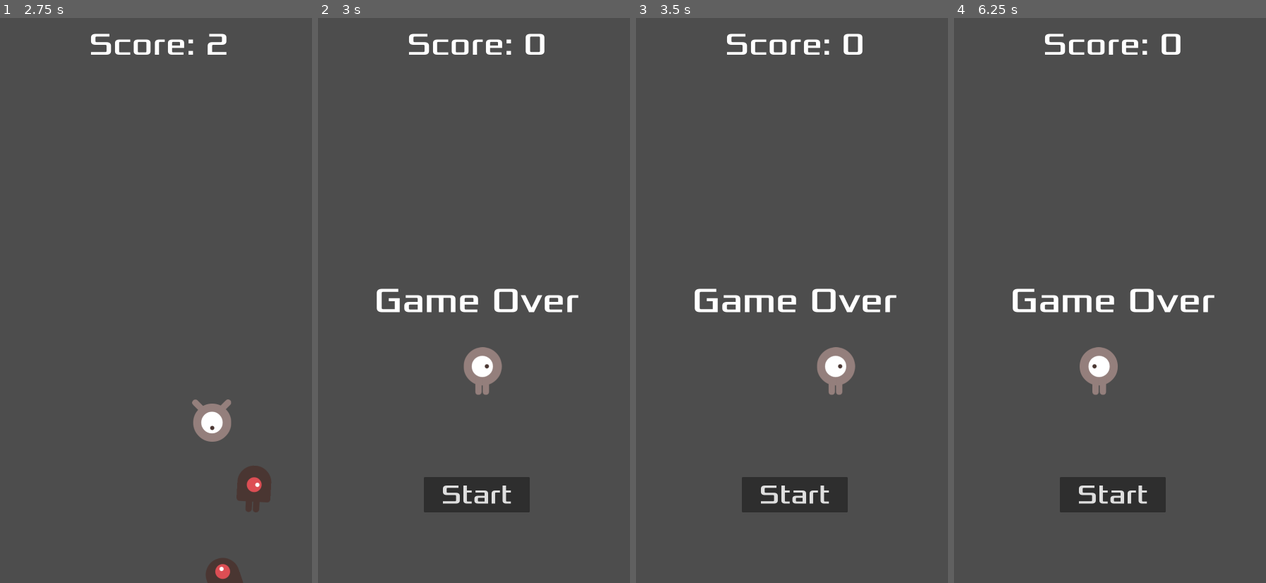
Above: before the commit, frames 1-4 (left to right).
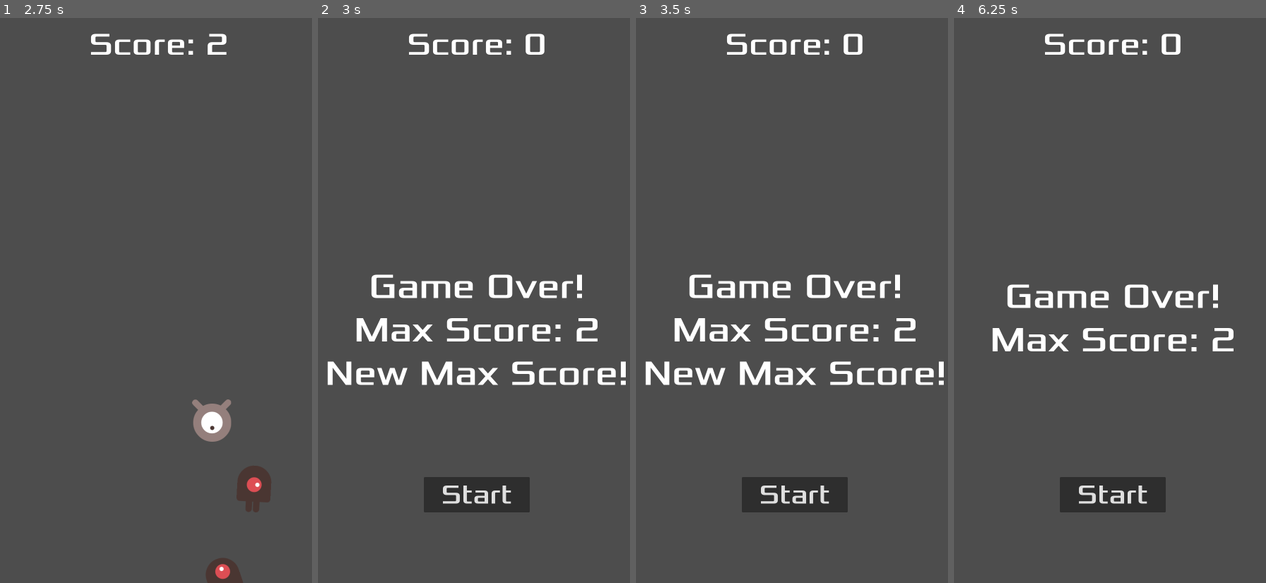
Above: after the commit, the same moments.

Repository: lichen63/godot-games
Game: Godot game, scene res://game/game.tscn
The game is run twice, just before and just after one commit, with the same random seed, the same clock (stepped at 60 frames per second) and the same inputs.
Inputs:
- Up to frame 1 (2.75 s): click "Start" at 0.5 s; tap Enter at 1.25 s; hold D (player_action_right) 1.28-2.03 s; hold S (player_action_down) from 2.03 s (still down)
- Up to frame 2 (3 s): release S (player_action_down) at 2.78 s; hold D (player_action_right) from 2.78 s (still down)
- Up to frame 3 (3.5 s): keep holding D (player_action_right)
- Up to frame 4 (6.25 s): release D (player_action_right) at 3.5 s; click "Start" at 3.5 s; tap Space at 4.25 s; hold W (player_action_up) 4.28-5.03 s; hold A (player_action_left) from 5.03 s (still down)

Frame 1 is identical in both runs. In frame 2, 5.5% of the frame differs, in the area x 2-99%, y 45-67%; in frame 3, 5.5%; in frame 4, 3.9%.
Error after the commit: Trying to assign value of type 'Nil' to a variable of type 'Dictionary'. (res://global/local_data.gd:8)

Commit message:
add max score and save to local file

Diff:
--- a/dodge_the_creeps/game/game.gd
+++ b/dodge_the_creeps/game/game.gd
@@ -1,8 +1,10 @@
 extends Node2D
 
 const ENEMY_SCENE: PackedScene = preload("res://enemy/enemy.tscn")
+const MAX_SCORE_KEY: String = "max_score"
 
 var score_: int = 0
+var max_score_: int = 0
 var game_state_: Configs.GameState = Configs.GameState.IDLE
 
 @onready var player_: Node2D = $Player
@@ -14,6 +16,8 @@
     player_.connect("player_died", Callable(self, "_on_player_died"))
     ui_control_.connect("game_started", Callable(self, "_on_game_started"))
     update_game_state(game_state_)
+    var max_score_from_local_data = LocalData.read_from_local_data(MAX_SCORE_KEY)
+    max_score_ = max_score_from_local_data if max_score_from_local_data != null else 0
 
 func _on_spawn_enemy_timer_timeout() -> void:
     add_child(ENEMY_SCENE.instantiate())
@@ -36,13 +40,20 @@
     match game_state:
         Configs.GameState.IDLE:
             score_ = 0
+            player_.visible = true
             spawn_enemy_timer_.stop()
             score_timer_.stop()
         Configs.GameState.PLAYING:
+            player_.visible = true
             spawn_enemy_timer_.start()
             score_timer_.start()
         Configs.GameState.GAME_OVER:
+            var is_new_max_score: bool = score_ > max_score_
+            max_score_ = max(score_, max_score_)
+            ui_control_.update_max_score(max_score_, is_new_max_score)
+            LocalData.write_to_local_data(MAX_SCORE_KEY, max_score_)
             score_ = 0
+            player_.visible = false
             spawn_enemy_timer_.stop()
             score_timer_.stop()
             get_tree().get_nodes_in_group("enemies").map(func(enemy): enemy.queue_free())
--- a/dodge_the_creeps/global/local_data.gd
+++ b/dodge_the_creeps/global/local_data.gd
@@ -1,32 +1,31 @@
 extends Node
 
 const LOCAL_DATA_PATH: String = "user://local_data.dat"
-const MAX_SCORE_KEY: String = "max_score"
 
-var file_handle_: FileAccess = null
 var data_content_: Dictionary = {}
 
 func _ready() -> void:
-    file_handle_ = FileAccess.open(LOCAL_DATA_PATH, FileAccess.READ_WRITE)
-    if file_handle_ == null:
-        print("Local data file loading failed, error: %d", FileAccess.get_open_error())
-        return
-    var file_content: String = file_handle_.get_as_text()
-    var json = JSON.new()
-    if json.parse(file_content) != OK:
-        print("JSON parse error from local data file: ", json.get_error_message(), " in ", file_content, " at line ", json.get_error_line())
-        return
-    data_content_ = json.data
-    if not typeof(data_content_) == TYPE_DICTIONARY:
-        print("Unexpected data from local data file")
+    data_content_ = JSON.parse_string(read_data_from_file(LOCAL_DATA_PATH))
+
+func read_data_from_file(file_path: String) -> String:
+    var file_handle: FileAccess = FileAccess.open(file_path, FileAccess.READ)
+    if file_handle == null:
+        return ""
+    var file_content: String = file_handle.get_as_text()
+    file_handle.close()
+    return file_content
+
+func write_data_to_file(file_path: String, data: String) -> void:
+    var file_handle: FileAccess = FileAccess.open(file_path, FileAccess.WRITE)
+    if file_handle != null:
+        file_handle.store_string(data)
+        file_handle.close()
 
 func read_from_local_data(key: String) -> Variant:
     if data_content_.is_empty() or not data_content_.has(key):
         return null
     return data_content_[key]
 
-func save_to_local_data(key: String, value: Variant) -> void:
+func write_to_local_data(key: String, value: Variant) -> void:
     data_content_[key] = value
-    if file_handle_ != null:
-        var data_string: String = JSON.stringify(data_content_)
-        file_handle_.store_string(data_string)
+    write_data_to_file(LOCAL_DATA_PATH, JSON.stringify(data_content_))
--- a/dodge_the_creeps/ui/uicontrol.gd
+++ b/dodge_the_creeps/ui/uicontrol.gd
@@ -32,3 +32,8 @@
 
 func _on_start_button_button_down() -> void:
     game_started.emit()
+
+func update_max_score(max_score: int, is_new_max_score: bool) -> void:
+    game_over_label_.text = "Game Over!\nMax Score: " + str(max_score)
+    if is_new_max_score:
+        game_over_label_.text += "\nNew Max Score!"
--- a/dodge_the_creeps/ui/uicontrol.tscn
+++ b/dodge_the_creeps/ui/uicontrol.tscn
@@ -43,10 +43,11 @@
 layout_mode = 0
 offset_top = 700.0
 offset_right = 900.0
-offset_bottom = 900.0
+offset_bottom = 1000.0
 theme_override_fonts/font = ExtResource("1_ae7jf")
 theme_override_font_sizes/font_size = 100
-text = "Game Over"
+text = "Game Over!
+Max Score: 0"
 horizontal_alignment = 1
 vertical_alignment = 1
 
